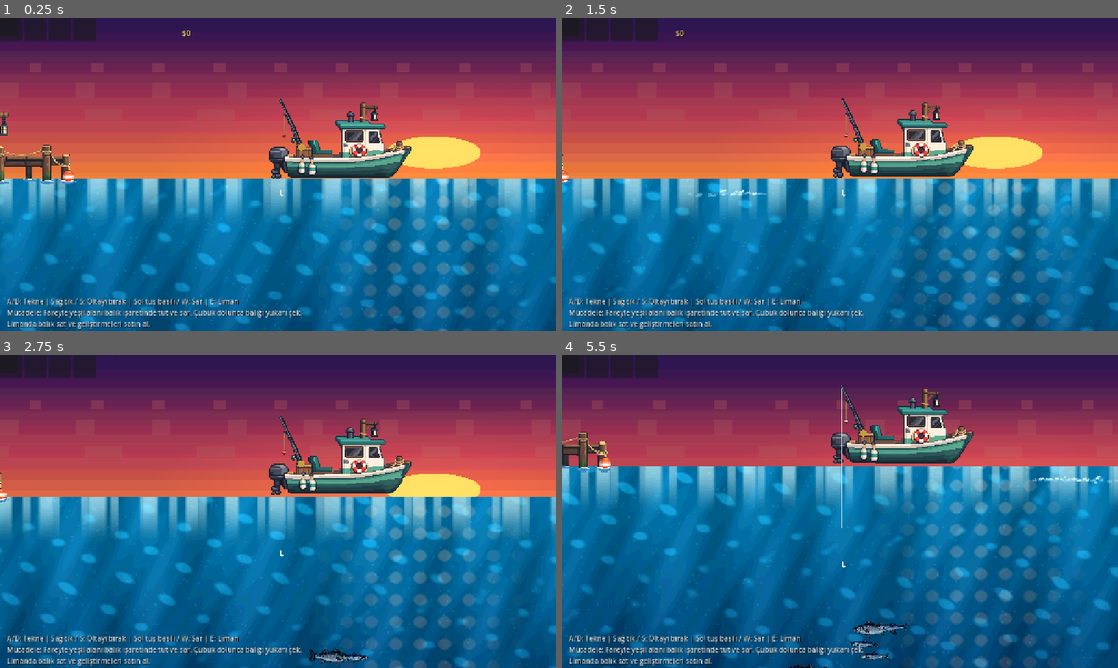
Above: before the commit, frames 1-4 (two rows, left to right).
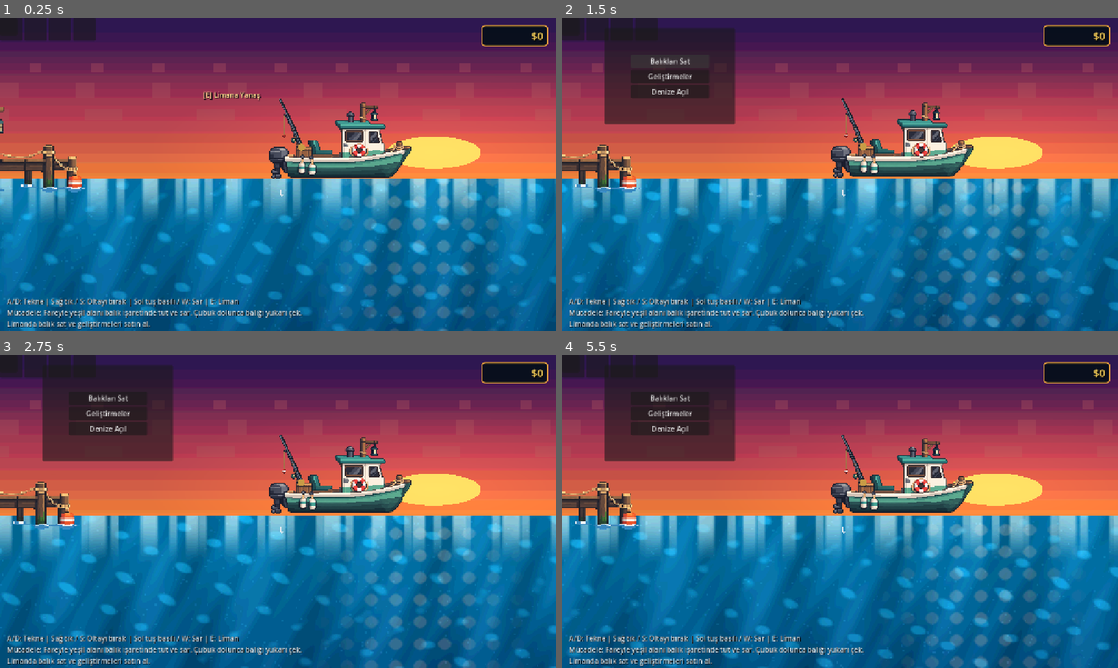
Above: after the commit, the same moments.

Repository: mirackayademir/TinyFisher
Game: Godot game, scene res://scenes/world.tscn
The game is run twice, just before and just after one commit, with the same random seed, the same clock (stepped at 60 frames per second) and the same inputs.
Inputs (mouse positions are in pixels of both pictures, inside the frame that each line leads up to):
- Up to frame 1 (0.25 s): no input
- Up to frame 2 (1.5 s): move the mouse to (962, 158) at 0.52 s; hold D (move_right) 0.53-1.25 s; tap E (dock) at 0.6 s; click (962, 158) at 0.67 s; click (667, 61) at 1.25 s, where only the run after the commit has a clickable "Balıkları Sat"
- Up to frame 3 (2.75 s): move the mouse to (166, 527) at 2.02 s; hold S from 2.03 s (still down); tap E (dock) at 2.1 s; click (166, 527) at 2.17 s
- Up to frame 4 (5.5 s): move the mouse to (895, 442) at 2.77 s; release S at 2.78 s; hold D (move_right) 2.78-3.53 s; tap E (dock) every 0.75 s from 2.85 to 5.1 s; click (895, 442) at 2.92 s; move the mouse to (812, 574) at 3.52 s; hold W 3.53-4.28 s; click (812, 574) at 3.67 s; move the mouse to (1006, 558) at 4.27 s; hold A (move_left) from 4.28 s (still down); click (1006, 558) at 4.42 s; move the mouse to (673, 464) at 5.02 s; click (673, 464) at 5.17 s

The runs differ from the first frame. In frame 1, 2.3% of the frame differs, in the area x 0-99%, y 2-56%; in frame 2, 8.8%; in frame 3, 24%; in frame 4, 35%, in the area x 0-100%, y 2-100%.

Commit message:
Fix fixed money HUD and enlarge harbor docking area

Diff:
--- a/scenes/world.gd
+++ b/scenes/world.gd
@@ -6,6 +6,8 @@
 @onready var dock_prompt: Label = $DockPrompt
 @onready var dock_menu: Panel = $DockMenu
 @onready var upgrade_menu: Panel = $UpgradeMenu
+@onready var dock_sprite: Sprite2D = $Dock
+@onready var dock_collision: CollisionShape2D = $DockArea/CollisionShape2D
 @onready var boat: CharacterBody2D = $Boat
 @onready var hook = $Boat/Hook
 @onready var money_label: Label = $MoneyLabel
@@ -19,8 +21,8 @@
 
 var boat_in_dock_area: bool = false
 var docked: bool = false
-
 var money: int = 0
+var money_panel: Panel
 
 var boat_speed_level: int = 0
 var rod_speed_level: int = 0
@@ -32,28 +34,84 @@
 	dock_prompt.visible = false
 	dock_menu.visible = false
 	upgrade_menu.visible = false
+	_setup_harbor()
+	_setup_money_hud()
 	_apply_upgrades()
 	update_money_label()
 	_refresh_upgrade_menu()
+
+
+func _setup_harbor() -> void:
+	# Limanı daha okunaklı büyüt; teknenin gireceği alan sadece sağdaki yanaşma noktası.
+	dock_sprite.scale = Vector2(3.45, 3.45)
+	dock_sprite.position = Vector2(95.0, 270.0)
+	boat.min_world_x = 220.0
+
+	dock_collision.position = Vector2(710.0, 335.0)
+	var dock_shape := dock_collision.shape as RectangleShape2D
+	if dock_shape != null:
+		dock_shape.size = Vector2(190.0, 170.0)
+
+	dock_prompt.position = Vector2(610.0, 155.0)
+	dock_prompt.size = Vector2(210.0, 30.0)
+
+	# Büyük limanla çakışmaması için geliştirme penceresine biraz daha alan ver.
+	upgrade_menu.position = Vector2(285.0, 55.0)
+	upgrade_menu.size = Vector2(520.0, 390.0)
+
+
+func _setup_money_hud() -> void:
+	# Para artık dünya node'u değil; CanvasLayer altında her derinlikte ekranın sağ üstünde kalır.
+	money_panel = Panel.new()
+	money_panel.name = "MoneyPanel"
+	money_panel.z_index = 90
+	money_panel.mouse_filter = Control.MOUSE_FILTER_IGNORE
+	hud.add_child(money_panel)
+
+	var panel_style := StyleBoxFlat.new()
+	panel_style.bg_color = Color(0.02, 0.055, 0.095, 0.92)
+	panel_style.border_color = Color(0.95, 0.66, 0.24, 0.95)
+	panel_style.border_width_left = 3
+	panel_style.border_width_top = 3
+	panel_style.border_width_right = 3
+	panel_style.border_width_bottom = 3
+	panel_style.corner_radius_top_left = 8
+	panel_style.corner_radius_top_right = 8
+	panel_style.corner_radius_bottom_left = 8
+	panel_style.corner_radius_bottom_right = 8
+	money_panel.add_theme_stylebox_override("panel", panel_style)
+
+	var viewport_size := get_viewport().get_visible_rect().size
+	money_panel.size = Vector2(154.0, 50.0)
+	money_panel.position = Vector2(viewport_size.x - money_panel.size.x - 18.0, 16.0)
+
+	money_label.reparent(money_panel, false)
+	money_label.position = Vector2(12.0, 7.0)
+	money_label.size = Vector2(130.0, 36.0)
+	money_label.horizontal_alignment = HORIZONTAL_ALIGNMENT_RIGHT
+	money_label.vertical_alignment = VERTICAL_ALIGNMENT_CENTER
+	money_label.mouse_filter = Control.MOUSE_FILTER_IGNORE
+	money_label.add_theme_font_size_override("font_size", 24)
+	money_label.add_theme_color_override("font_color", Color(1.0, 0.84, 0.36, 1.0))
+	money_label.add_theme_color_override("font_shadow_color", Color(0, 0, 0, 0.85))
+	money_label.add_theme_constant_override("shadow_offset_x", 2)
+	money_label.add_theme_constant_override("shadow_offset_y", 2)
 
 
 func _process(_delta: float) -> void:
 	if boat_in_dock_area and Input.is_action_just_pressed("dock") and not docked and not hook.deployed:
 		docked = true
 		boat.set_movement_enabled(false)
-
 		dock_prompt.visible = false
 		dock_menu.visible = true
 		upgrade_menu.visible = false
 		$Boat/Camera2D.position.y = hook.camera_surface_y
-
 		print("LIMANA YANASTIN")
 
 
 func _on_dock_area_body_entered(body: Node2D) -> void:
 	if body.name == "Boat":
 		boat_in_dock_area = true
-
 		if not docked:
 			dock_prompt.visible = true
 			dock_prompt.text = "[E] Limana Yanaş"
@@ -82,42 +140,31 @@
 	var uskumru_count: int = hud.inventory.get("Uskumru", 0)
 	var ton_baligi_count: int = hud.inventory.get("Ton Balığı", 0)
 
-	var total_fish: int = (
-		sardalya_count
-		+ levrek_count
-		+ uskumru_count
-		+ ton_baligi_count
-	)
-
+	var total_fish: int = sardalya_count + levrek_count + uskumru_count + ton_baligi_count
 	if total_fish == 0:
 		print("SATILACAK BALIK YOK!")
 		return
 
 	var total_value: int = 0
-
 	total_value += sardalya_count * 10
 	total_value += levrek_count * 25
 	total_value += uskumru_count * 40
 	total_value += ton_baligi_count * 75
-
 	money += total_value
 
 	hud.inventory["Sardalya"] = 0
 	hud.inventory["Levrek"] = 0
 	hud.inventory["Uskumru"] = 0
 	hud.inventory["Ton Balığı"] = 0
-
 	hud.update_inventory()
 	update_money_label()
 	_refresh_upgrade_menu()
-
 	print("BALIKLAR SATILDI! +$", total_value)
 
 
 func _on_upgrade_button_pressed() -> void:
 	if not docked:
 		return
-
 	dock_menu.visible = false
 	upgrade_menu.visible = true
 	_refresh_upgrade_menu()
@@ -125,7 +172,6 @@
 
 func _on_upgrade_back_button_pressed() -> void:
 	upgrade_menu.visible = false
-
 	if docked:
 		dock_menu.visible = true
 
@@ -209,21 +255,18 @@
 	rod_speed_button.disabled = not _can_afford_level(rod_speed_level)
 	capacity_button.disabled = not _can_afford_level(capacity_level)
 	fight_ease_button.disabled = not _can_afford_level(fight_ease_level)
-
 	upgrade_info_label.text = "Her geliştirme 5 seviyedir. Balık satıp para kazan."
 
 
 func _upgrade_button_text(title: String, level: int) -> String:
 	if level >= MAX_UPGRADE_LEVEL:
 		return title + "  |  Seviye " + str(level) + "/5  |  MAX"
-
 	return title + "  |  Seviye " + str(level) + "/5  |  $" + str(UPGRADE_COSTS[level])
 
 
 func _can_afford_level(level: int) -> bool:
 	if level >= MAX_UPGRADE_LEVEL:
 		return false
-
 	return money >= UPGRADE_COSTS[level]
 
 
